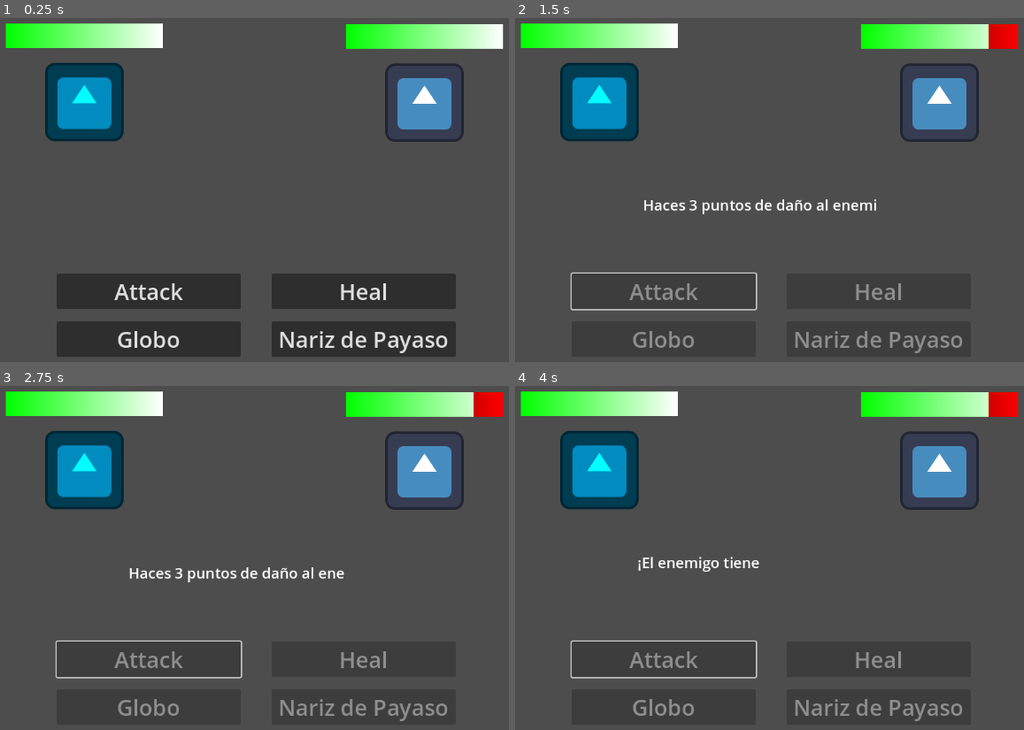
Above: before the commit, frames 1-4 (two rows, left to right).
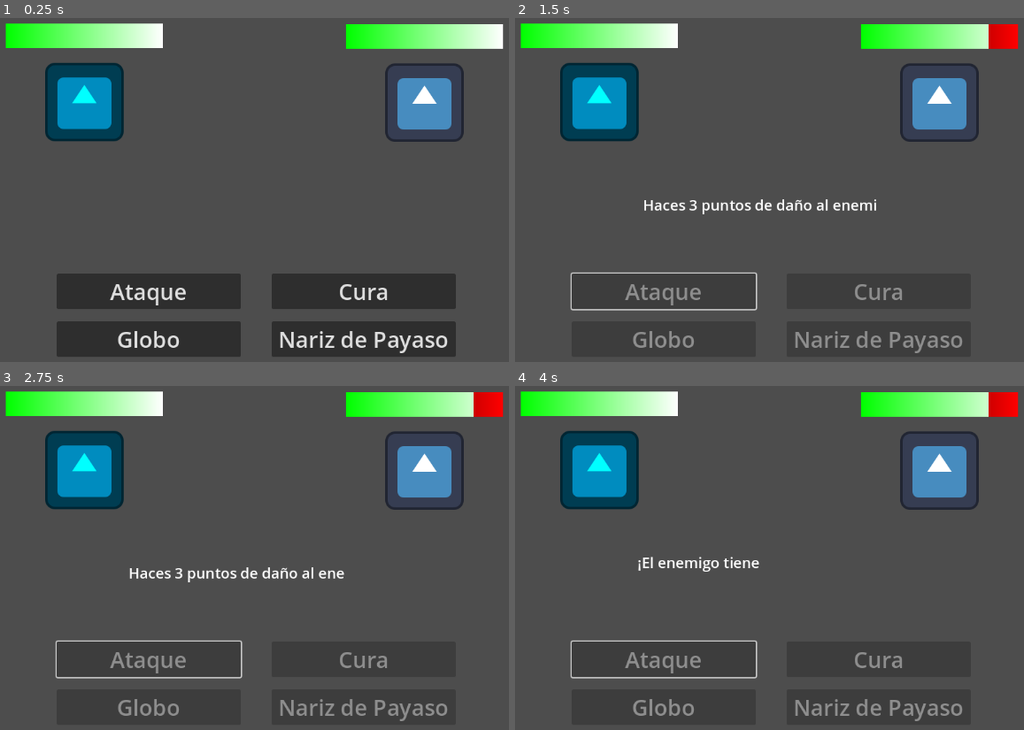
Above: after the commit, the same moments.

Repository: t0m45DEV/skidaddle-skidoodle
Game: Godot game, scene res://Scenes/combat.tscn
Two runs of this game, one before a commit and one after it. Both use one fixed random seed, a clock stepped at 60 frames per second and the inputs below. The engine's default icon, where the game draws it, is replaced by a stand-in: a white triangle on a blue panel in a dark square.
Inputs:
- Up to frame 1 (0.25 s): no input
- Up to frame 2 (1.5 s): click "Attack" (after the commit: "Ataque") at 0.5 s; tap Enter at 1.25 s
- Up to frame 3 (2.75 s): tap Space at 2 s
- Up to frame 4 (4 s): tap Enter at 3.5 s

The runs differ from the first frame. In frame 1, 0.6% of the frame differs, in the area x 21-77%, y 77-84%; in frame 2, 0.6%; in frame 3, 0.6%; in frame 4, 0.6%.

Commit message:
Agrego los UID de Godot

Diff:
--- a/project/doodler/Scenes/button_3.gd
+++ /dev/null
@@ -1,7 +0,0 @@
-extends Button
-
-@export var target : FighterSprite2D
-@export var heal_amt : int
-
-func _on_pressed() -> void:
-	$"../EnemySprite2D".heal(target, 2)
--- a/project/doodler/Scenes/combat.gd
+++ b/project/doodler/Scenes/combat.gd
@@ -26,8 +26,8 @@
 	special2_button.disabled = true
 
 func _ready() -> void:
-	attack_button.update_state("Attack")
-	heal_button.update_state("Heal")
+	attack_button.update_state("Ataque")
+	heal_button.update_state("Cura")
 
 	if player.abilities.size() == 0:
 		special1_button.visible = false
--- a/project/doodler/Scenes/objects_data.gd
+++ b/project/doodler/Scenes/objects_data.gd
@@ -1,15 +1,22 @@
 class_name Object_Data
 extends Resource
+
+enum action_type {
+	CONSUMIBLE,
+	PERMANENTE
+}
 
 @export var name : String
 @export var action : StringName
 
 var used : bool
+var type : action_type
 
-func _init(_name : String = "Object Name", _action : StringName = &"", _used : bool = false) -> void:
+func _init(_name : String = "Object Name", _action : StringName = &"", _used : bool = false, _type : action_type = action_type.CONSUMIBLE) -> void:
 	self.name = _name
 	self.action = _action
 	self.used = _used
+	self.type = _type
 
 func execute(source :FighterSprite2D, target : FighterSprite2D) -> String:
 	if not Objects.has_method(self.action):
Not shown, added: project/doodler/Scenes/combat.gd.uid
Not shown, added: project/doodler/Scenes/combat_scene.gd.uid
Not shown, added: project/doodler/Scenes/enemy_data.gd.uid
Not shown, added: project/doodler/Scenes/enemy_sprite_2D.gd.uid
Not shown, added: project/doodler/Scenes/fighter_sprite_2D.gd.uid
Not shown, added: project/doodler/Scenes/objects.gd.uid
Not shown, added: project/doodler/Scenes/objects_data.gd.uid
Not shown, added: project/doodler/Scenes/player_sprite_2D.gd.uid
